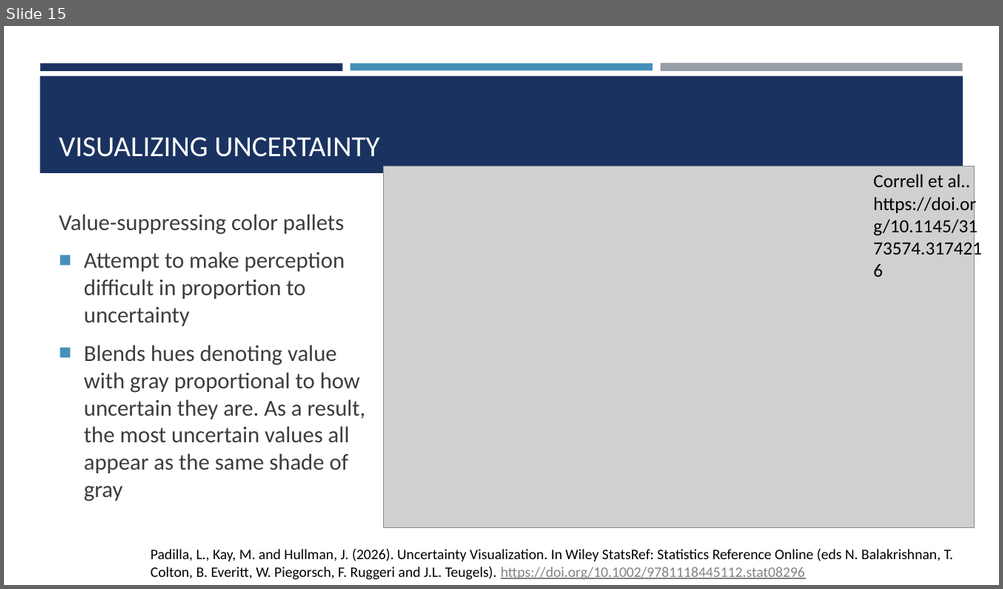
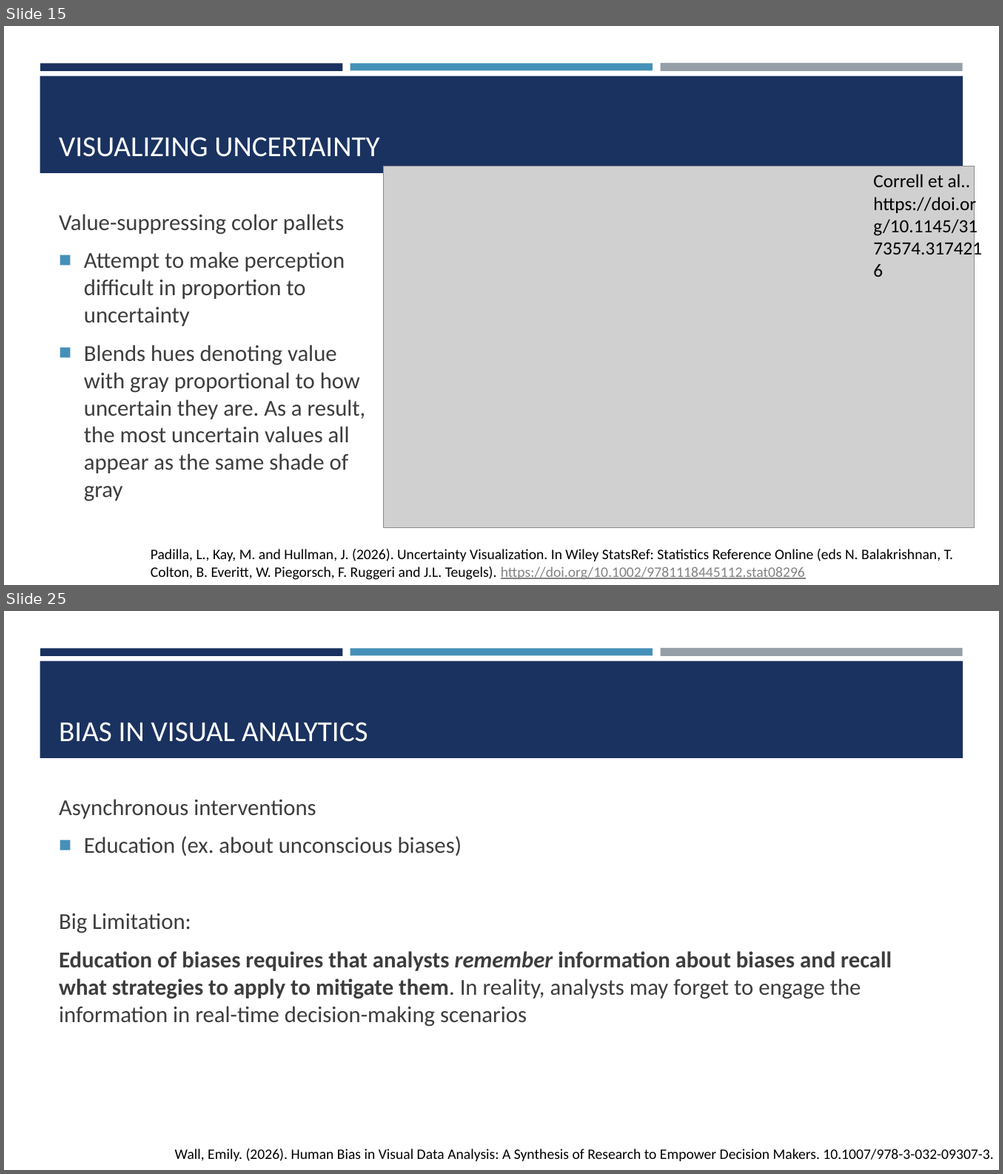
Before and after one commit to amosca01/SDS-CSC235, a slide deck: slides/11-uncertainty-bias.pptx. Shown one above the other, each under a label of ours: slide 15 before the commit, slides 15 and 25 after it; the slides between them are not shown. The pictures are 1003x589 and 1003x1174 pixels, drawn with LibreOffice and Linux fonts; fonts in the diff are those of the drawing; grey boxes stand for pictures. Boxes give left, top, right and bottom in pixels: in the first picture for what was removed or moved away, otherwise in the second. Text is boxed around its words. In the diff, an @@ line names an element or a change of style, - is before the commit and + after.

```diff
--- a/slides/11-uncertainty-bias.pptx
+++ b/slides/11-uncertainty-bias.pptx
@@ slide 25 added at [4,611,999,1170], background #FFFFFF; not listed: 4 template elements that a slide beside it also shows @@
@@ title added at [59,722,368,742], 28 pt, text #FFFFFF @@
+BIAS IN VISUAL ANALYTICS
@@ text added at [59,799,891,1027], 22 pt, text #3D3D3D @@
+Asynchronous interventions
+■ Education (ex. about unconscious biases)
+Big Limitation:
+Education of biases requires that analysts remember information about biases and recall what strategies to apply to mitigate them. In reality, analysts may forget to engage the information in real-time decision-making scenarios
@@ text added at [175,1149,993,1162], 14 pt, text #000000 @@
+Wall, Emily. (2026). Human Bias in Visual Data Analysis: A Synthesis of Research to Empower Decision Makers. 10.1007/978-3-032-09307-3.
```
Also in this commit, not shown: 11 other slides added, 14 other files.
